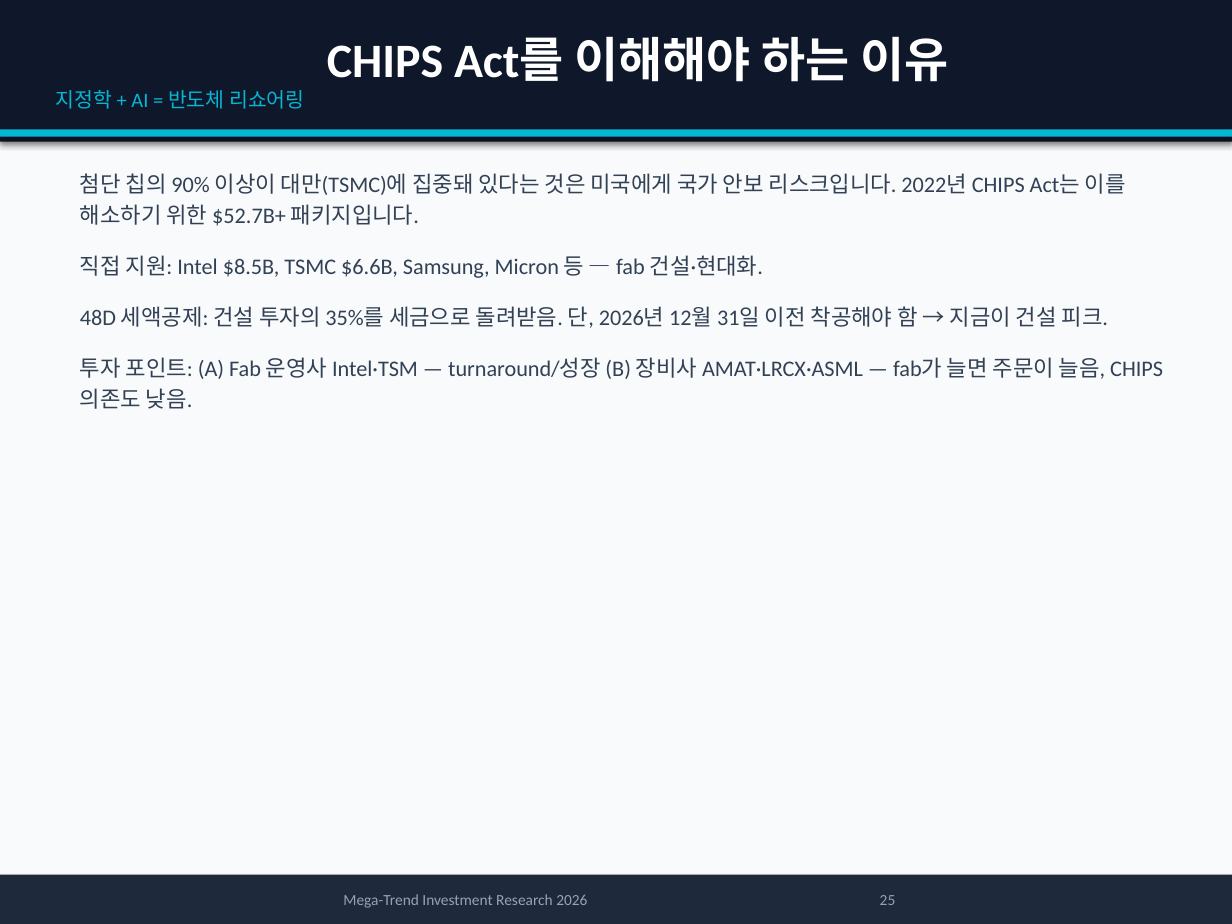
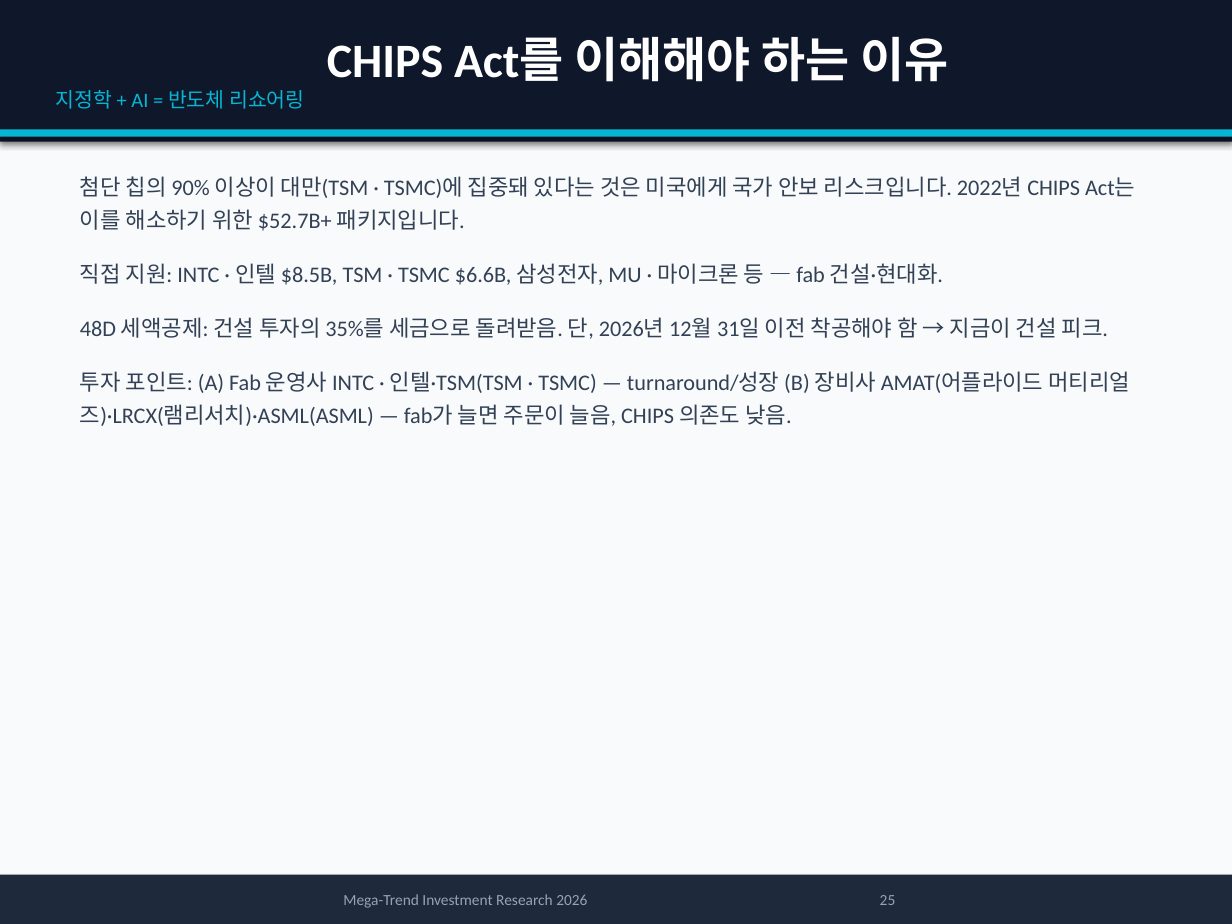
Before and after one commit to yskkkk/Stock, a slide deck: slide 25 of reports/megatrend-investment-report-2026.pptx. Drawn at 1232x924 pixels with LibreOffice and Linux fonts; fonts in the diff are those of the drawing. Boxes give left, top, right and bottom in pixels: in the first picture for what was removed or moved away, otherwise in the second. Text is boxed around its words. In the diff, an @@ line names an element or a change of style, - is before the commit and + after.

```diff
--- a/reports/megatrend-investment-report-2026.pptx
+++ b/reports/megatrend-investment-report-2026.pptx
@@ text at (x1=80, y1=176, x2=1135, y2=285): text changed @@
-첨단 칩의 90% 이상이 대만(TSMC)에 집중돼 있다는 것은 미국에게 국가 안보 리스크입니다. 2022년 CHIPS Act는 이를 해소하기 위한 $52.7B+ 패키지입니다.
-직접 지원: Intel $8.5B, TSMC $6.6B, Samsung, Micron 등 — fab 건설·현대화.
+첨단 칩의 90% 이상이 대만(TSM · TSMC)에 집중돼 있다는 것은 미국에게 국가 안보 리스크입니다. 2022년 CHIPS Act는 이를 해소하기 위한 $52.7B+ 패키지입니다.
+직접 지원: INTC · 인텔 $8.5B, TSM · TSMC $6.6B, 삼성전자, MU · 마이크론 등 — fab 건설·현대화.
@@ text at (x1=80, y1=317, x2=1108, y2=339): line spacing 1.15 to 1.25 @@
@@ text at (x1=80, y1=371, x2=1130, y2=426): text changed @@
-투자 포인트: (A) Fab 운영사 Intel·TSM — turnaround/성장 (B) 장비사 AMAT·LRCX·ASML — fab가 늘면 주문이 늘음, CHIPS 의존도 낮음.
+투자 포인트: (A) Fab 운영사 INTC · 인텔·TSM(TSM · TSMC) — turnaround/성장 (B) 장비사 AMAT(어플라이드 머티리얼즈)·LRCX(램리서치)·ASML(ASML) — fab가 늘면 주문이 늘음, CHIPS 의존도 낮음.
```
Also in this commit, not shown: 30 other slides changed, 1 other file.
